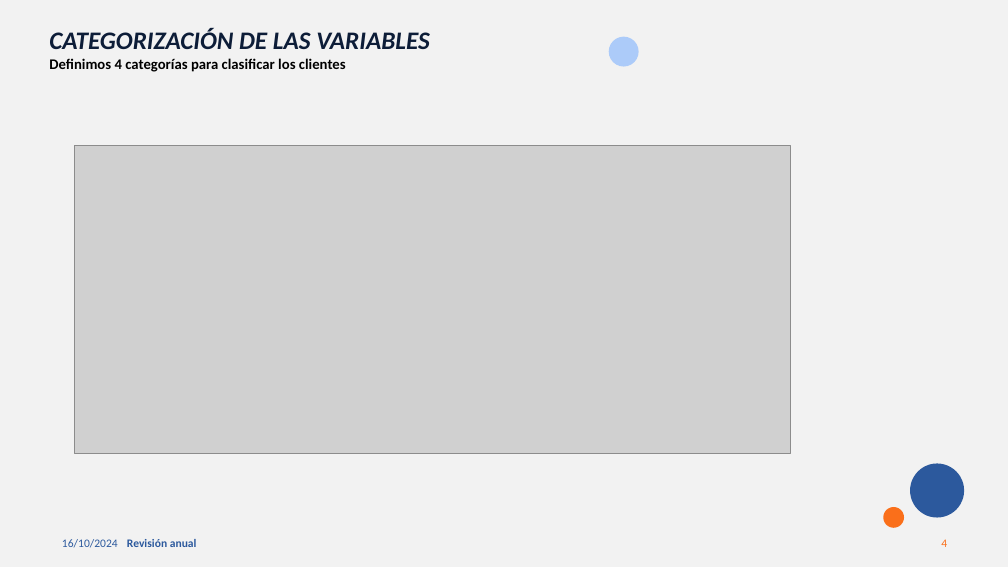
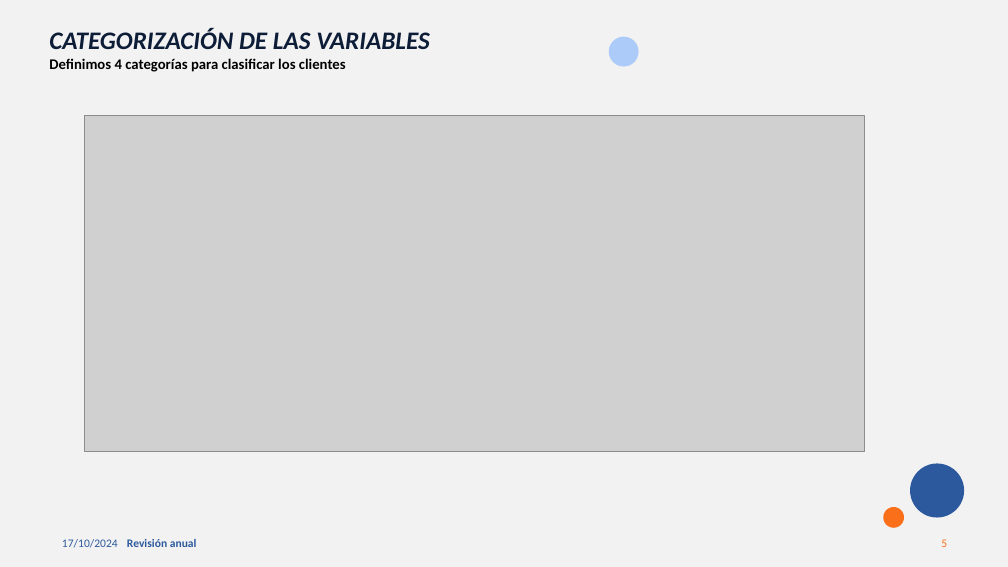
Before and after one commit to MarinaTorba/PersonalDataProrjects, a slide deck: slide 5 of Equip_B/results/S2_Presentacion_Finanzas.pptx (slide 4 before the commit). Drawn at 1008x567 pixels with LibreOffice and Linux fonts; fonts in the diff are those of the drawing; grey boxes stand for pictures. Boxes give left, top, right and bottom in pixels: in the first picture for what was removed or moved away, otherwise in the second. Text is boxed around its words. In the diff, an @@ line names an element or a change of style, - is before the commit and + after.

```diff
--- a/Equip_B/results/S2_Presentacion_Finanzas.pptx
+++ b/Equip_B/results/S2_Presentacion_Finanzas.pptx
@@ picture: place and size @@
-picture at box(74, 146, 789, 454)
+picture at box(85, 116, 864, 451)
@@ text at box(62, 539, 118, 548): text changed @@
-16/10/2024
+17/10/2024
@@ page number at box(941, 539, 947, 547): text changed @@
-4
+5
```
Also in this commit, not shown: 7 other slides changed, 1 slide added, 2 other files.
